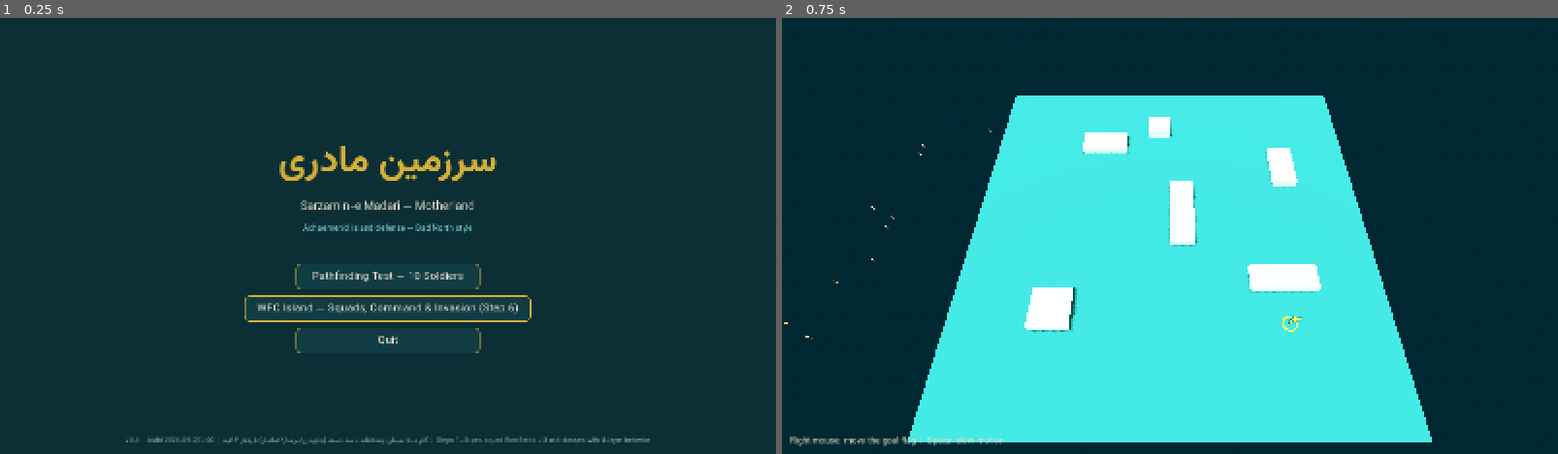
Above: before the commit, frames 1-2 (left to right).
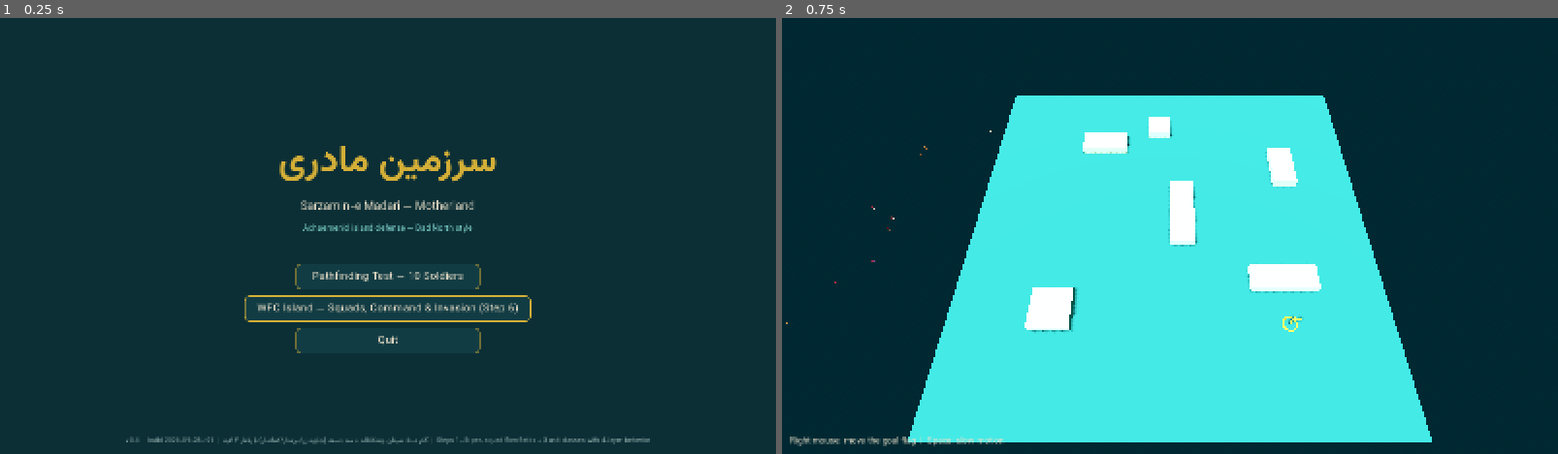
Above: after the commit, the same moments.

Repository: afzali19375-creator/sarzamin-madari
Game: Godot game, scene res://scenes/main/Main.tscn
Same seed, same stepped clock (60 frames per second), same inputs: the game is played once before the commit and once after it.
Inputs:
- Up to frame 1 (0.25 s): no input
- Up to frame 2 (0.75 s): click "Pathfinding Test — 10 Soldiers" at 0.5 s

The runs differ from the first frame. In frame 1, less than 0.1% of the frame differs, in the area x 25-28%, y 96-98%; in frame 2, less than 0.1%, in the area x 0-27%, y 25-74%.

Commit message:
گام ۶R21: اسپرایت‌های هخامنشیِ کاربر جایگزینِ کاملِ کاراکترها — ۲۵۸ فریمِ PNG از ۱۷ گیف
- ورودی: گیف‌های ۶۴۰×۶۴۰ کاربر (Spearman / sword-woman / archer) با idle/walk/attack/attack2/hit/death
- خطِ تولید (scripts/place_user_sprites2.py): سیلابِ حذفِ پس‌زمینه (خاکستری ~126) + defringe + بومِ ثابتِ 270×200 با لنگرِ پا + مقیاسِ یکنواختِ هر kind از میانه‌ی idle (warrior 0.294 / viking 0.282 / ranger 0.289)
- نگاشت: sword-woman→warrior(جاودان)، Spearman→viking(نیزه‌دار)، archer→ranger(کماندار)؛ کپی برای دشمن: knight_heavy←warrior، soldier←viking (با تینتِ دشمن متمایز)
- SpriteCharacterModel: انیمیشنِ attack2 (۵۰٪ تصادفی در play_attack — ضدِ تکرار) + آینه‌ی هر-فریم (حمله‌ی ایستا هم رو به دشمن) + fallbackهای walk/attack2
- پرابِ اسکرین‌شات: SHOT_BATTLE_T برای نبردِ زنده (خانه‌ی واحد → بازی زود تمام می‌شود)
- BUILD_ID = 2026-09-28-r21؛ autotest 217/217 PASS؛ اسکرین‌شات‌ها: download/shots_6r21

Diff:
--- a/scripts/core/GameConstants.gd
+++ b/scripts/core/GameConstants.gd
@@ -5,7 +5,7 @@
 
 # ---------- هویت بیلد ----------
 ## روی صفحه‌ی تست و منو نمایش داده می‌شود تا همیشه مشخص باشد کاربر کدام نسخه را اجرا می‌کند
-const BUILD_ID := "2026-09-27-r20"
+const BUILD_ID := "2026-09-28-r21"
 
 # ---------- گام ۶R10 — زبان انتخاب Bad North (اسکرین‌شات‌های کاربر) ----------
 ## در تصاویر مرجع کاربر: دسته‌ی انتخابی «تمام‌قد» فیروزه‌ای روشن می‌شود (بدنه +
--- a/scripts/dev/IslandTest.gd
+++ b/scripts/dev/IslandTest.gd
@@ -213,7 +213,12 @@
         _cam_arm.rotation_degrees.x = GameConstants.CAM_PITCH_DEG
         if director != null:
                 director.spawn_wave()
-        await get_tree().create_timer(42.0).timeout
+        # SHOT_BATTLE_T=ثانیه — انتظارِ نبردِ قابل تنظیم (پیش‌فرض ۴۲؛ با خانه‌ی
+        # واحد بازی زود تمام می‌شود — عددِ کمتر = دشمنِ زنده در کادر)
+        var battle_wait := 42.0
+        if OS.get_environment("SHOT_BATTLE_T") != "":
+                battle_wait = maxf(3.0, float(OS.get_environment("SHOT_BATTLE_T")))
+        await get_tree().create_timer(battle_wait).timeout
         _snap(out_dir + "/shot4_battle.png")
         # ۵) کلوزآپ مهاجم پیاده‌شده؛ اگر موج نرسیده بود، مستقیم کنار دسته اسپاون می‌کنیم
         var e := _first_landed_enemy()
--- a/scripts/units/SpriteCharacterModel.gd
+++ b/scripts/units/SpriteCharacterModel.gd
@@ -13,11 +13,13 @@
 ##   * ارتفاع نرمال: بلندیِ کادر = GameConstants.UNIT_WORLD_HEIGHT
 
 const SPRITE_DIR := "res://assets/sprites/units/"
-const ANIMS := ["idle", "walk", "attack", "hit", "block", "death"]
+const ANIMS := ["idle", "walk", "attack", "attack2", "hit", "block", "death"]
 ## fps هر انیمیشن — walk تندتر تا حسِ حرکتِ اسکلتی بدهد
-const FPS := {"idle": 2.0, "walk": 7.0, "attack": 8.0, "hit": 6.0, "block": 2.0, "death": 5.0}
-const LOOPED := {"idle": true, "walk": true, "attack": false, "hit": false,
-                "block": true, "death": false}
+## attack2 = نسخه‌ی دومِ حمله از کاربر (۵۰٪ تصادفی در play_attack)
+const FPS := {"idle": 2.0, "walk": 7.0, "attack": 8.0, "attack2": 8.0,
+                "hit": 6.0, "block": 2.0, "death": 5.0}
+const LOOPED := {"idle": true, "walk": true, "attack": false, "attack2": false,
+                "hit": false, "block": true, "death": false}
 
 ## شیدرِ بیلبوردِ Y + گرادیان/فلش/آلفا — کشِ استاتیک (یکی برای همه)
 static var _shader_cache: Shader = null
@@ -145,10 +147,12 @@
                         i += 1
                 if not frames.is_empty():
                         _anims[a] = frames
-        # جایگزین‌ها: walk→idle (لغزشِ نرم تا اسپرایتِ اختصاصی برسد)،
+        # جایگزین‌ها: walk→idle (لغزشِ نرم)، attack2→attack،
         # attack→walk اولین فریم، block→idle، death→idle
         if not _anims.has("walk") and _anims.has("idle"):
                 _anims["walk"] = _anims["idle"].duplicate()
+        if not _anims.has("attack2") and _anims.has("attack"):
+                _anims["attack2"] = _anims["attack"]
         if not _anims.has("attack") and _anims.has("walk"):
                 _anims["attack"] = [_anims["walk"][0]]
         if not _anims.has("block") and _anims.has("idle"):
@@ -167,15 +171,18 @@
         if absf(fy - _last_feet_y) > 0.01:
                 _last_feet_y = fy
                 _mat.set_shader_parameter("feet_y", fy)
-        # آینه‌ی جهتِ حرکت نسبت به دوربین (بدونِ jitter — فقط هنگامِ حرکت)
-        if _moving and not _dead:
+        # آینه‌ی جهت نسبت به دوربین — هر فریم (نه فقط هنگامِ حرکت) تا حمله‌ی
+        # ایستا هم رو به دشمن آینه شود (چرخشِ rotation.y را دنبال می‌کند)
+        if not _dead:
                 var cam := get_viewport().get_camera_3d()
                 if cam != null:
                         var right := cam.global_transform.basis.x
                         var fwd2 := Vector2(sin(_heading_ref()), cos(_heading_ref()))
                         var r2 := Vector2(right.x, right.z)
-                        _flip = 1.0 if fwd2.dot(r2) < 0.0 else 0.0
-                        _mat.set_shader_parameter("flip_h", _flip)
+                        var f := 1.0 if fwd2.dot(r2) < 0.0 else 0.0
+                        if f != _flip:
+                                _flip = f
+                                _mat.set_shader_parameter("flip_h", _flip)
         # پیشرویِ فریم
         if _anims.is_empty():
                 return
@@ -236,8 +243,12 @@
                         _frame = 0.0
 
 
+## حمله‌ی متنوع: اگر attack2 موجود باشد ۵۰٪ شانس — ضدِ تکرارِ ماشینی
 func play_attack() -> void:
-        _play_once("attack")
+        if _anims.has("attack2") and randf() < 0.5:
+                _play_once("attack2")
+        else:
+                _play_once("attack")
 
 
 func play_hit() -> void:
Binary file changed: assets/sprites/units/knight_heavy/attack_0.png
Not shown, changed: assets/sprites/units/knight_heavy/attack_0.png.import
Binary file added: assets/sprites/units/knight_heavy/attack_1.png
Not shown, added: assets/sprites/units/knight_heavy/attack_1.png.import
Binary file added: assets/sprites/units/knight_heavy/attack_2.png
Not shown, added: assets/sprites/units/knight_heavy/attack_2.png.import
Binary file added: assets/sprites/units/knight_heavy/attack_3.png
Not shown, added: assets/sprites/units/knight_heavy/attack_3.png.import
Binary file added: assets/sprites/units/knight_heavy/attack_4.png
Not shown, added: assets/sprites/units/knight_heavy/attack_4.png.import
Binary file added: assets/sprites/units/knight_heavy/attack_5.png
Not shown, added: assets/sprites/units/knight_heavy/attack_5.png.import
(and 507 more such lines)
